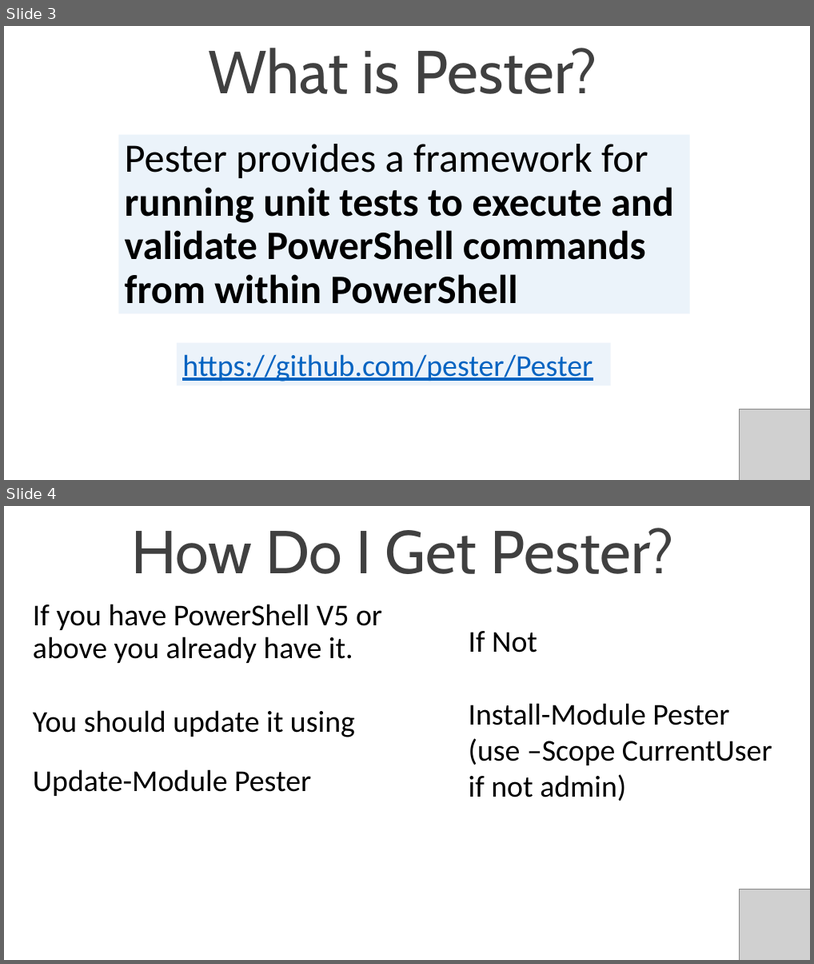
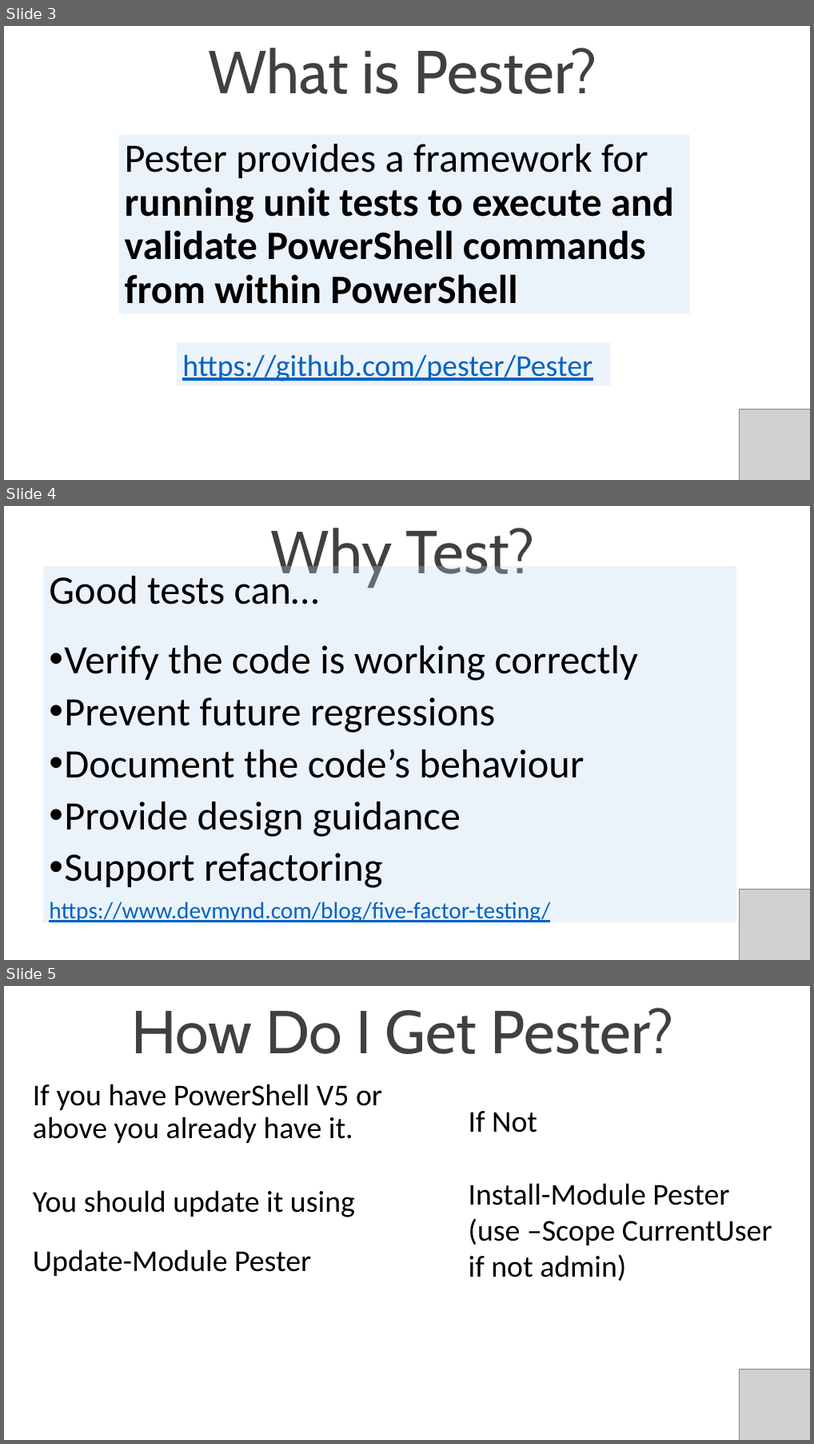
Before and after one commit to SQLDBAWithABeard/Presentations, a slide deck: TUGAIT 2017 - Pester/TUGAIT 2017 - Introduction to Pester.pptx. Shown one above the other, each under a label of ours: slides 3 and 4 before the commit, slides 3, 4 and 5 after it. The pictures are 814x964 and 814x1444 pixels, drawn with LibreOffice and Linux fonts; fonts in the diff are those of the drawing; grey boxes stand for pictures; background and template pictures are left out. Boxes give left, top, right and bottom in pixels: in the first picture for what was removed or moved away, otherwise in the second. Text is boxed around its words. In the diff, an @@ line names an element or a change of style, - is before the commit and + after.

```diff
--- a/TUGAIT 2017 - Pester/TUGAIT 2017 - Introduction to Pester.pptx
+++ b/TUGAIT 2017 - Pester/TUGAIT 2017 - Introduction to Pester.pptx
@@ slide 4 added at (4, 506, 810, 960), background picture (left out) @@
@@ text added at (271, 528, 534, 587), 72 pt, text #404040 @@
+Why Test?
@@ rectangle added at (43, 566, 738, 922), fill #BDD7EE at 29% opacity, 48 pt, text #000000 @@
+Good tests can…
+• Verify the code is working correctly
+• Prevent future regressions
+• Document the code’s behaviour
+• Provide design guidance
+• Support refactoring
+https://www.devmynd.com/blog/five-factor-testing/
@@ picture added at (740, 888, 810, 960) @@
@@ what was slide 4 is now slide 5 @@
```
Also in this commit, not shown: 1 other file.
